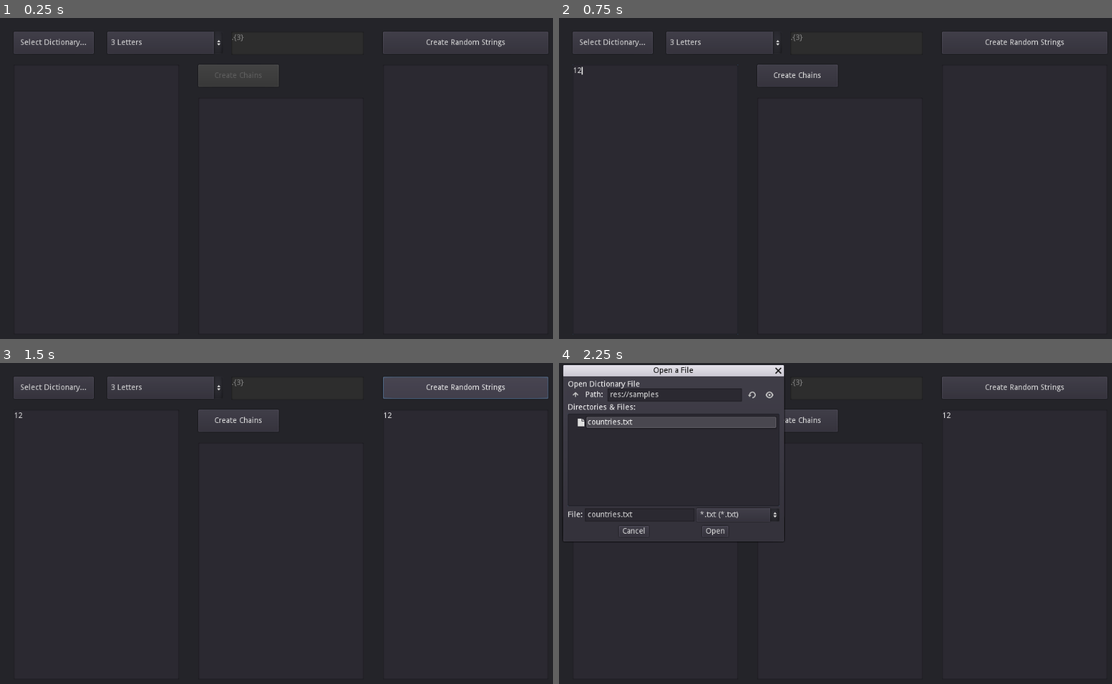
Above: before the commit, frames 1-4 (two rows, left to right).
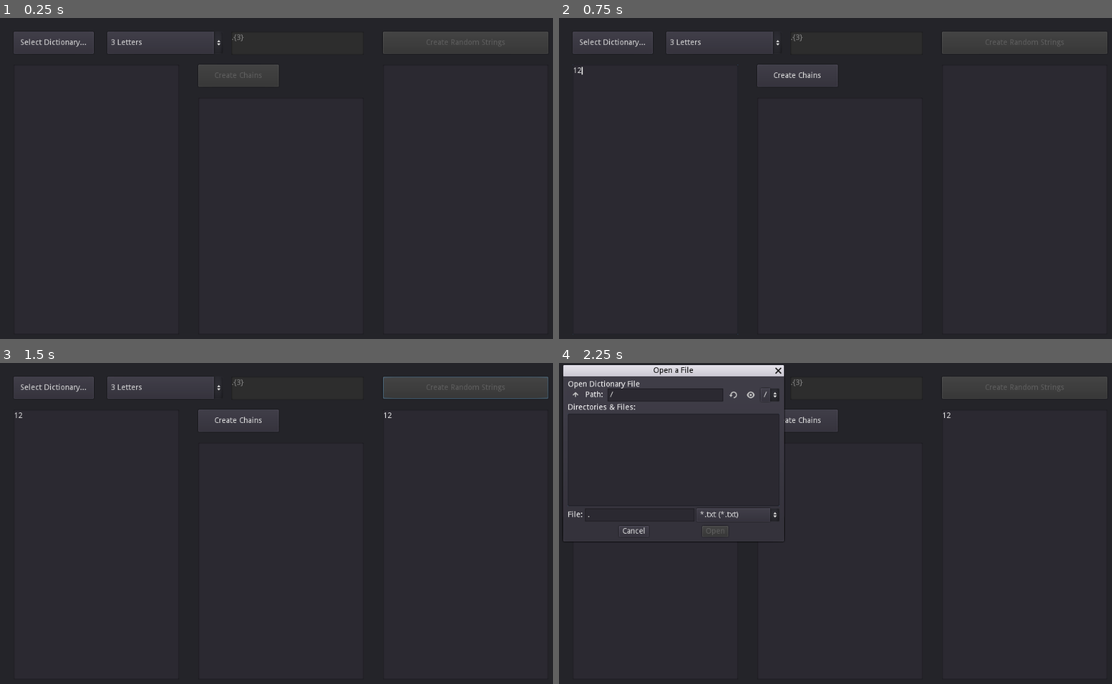
Above: after the commit, the same moments.

Repository: MichaelReel/MarkovTester
Game: Godot game, scene res://Analyser.tscn
Two runs of this game, one before a commit and one after it. Both use one fixed random seed, a clock stepped at 60 frames per second and the inputs below.
Inputs (mouse positions are in pixels of both pictures, inside the frame that each line leads up to):
- Up to frame 1 (0.25 s): no input
- Up to frame 2 (0.75 s): click (653, 200) at 0.52 s; type "12" at 0.6 s
- Up to frame 3 (1.5 s): click (464, 545) at 0.75 s; type "12" at 0.83 s; click (464, 388) at 1.25 s, where only the run before the commit has a clickable "Create Random Strings"
- Up to frame 4 (2.25 s): click "Select Dictionary..." at 2 s

The runs differ from the first frame. In frame 1, 0.1% of the frame differs, in the area x 77-92%, y 6-10%; in frame 2, 0.1%; in frame 3, 0.2%; in frame 4, 1.7%, in the area x 3-92%, y 6-54%.
Error before the commit: Invalid call. Nonexistent function 'make_random_word' in base 'Nil'. (res://CreateChains.gd:126)

Commit message:
Adding export config and button fix.

Diff:
--- a/Analyser.tscn
+++ b/Analyser.tscn
@@ -1,10 +1,11 @@
-[gd_scene load_steps=6 format=2]
+[gd_scene load_steps=7 format=2]
 
 [ext_resource path="res://LoadDictionary.gd" type="Script" id=1]
 [ext_resource path="res://CreateChains.gd" type="Script" id=2]
 [ext_resource path="res://OutputList.gd" type="Script" id=3]
 [ext_resource path="res://RegexEdit.gd" type="Script" id=4]
 [ext_resource path="res://CreateButton.gd" type="Script" id=5]
+[ext_resource path="res://RandomButton.gd" type="Script" id=6]
 
 [node name="Analyser" type="Panel"]
 anchor_right = 1.0
@@ -41,7 +42,9 @@
 margin_top = 25.0
 margin_right = 995.0
 margin_bottom = 65.0
+disabled = true
 text = "Create Random Strings"
+script = ExtResource( 6 )
 __meta__ = {
 "_edit_use_anchors_": false
 }
@@ -65,9 +68,11 @@
 resizable = true
 dialog_text = "Open Dictionary File"
 mode = 0
+access = 2
 filters = PoolStringArray( "*.txt" )
-current_dir = "res://samples"
-current_path = "res://samples/"
+current_dir = "/"
+current_file = "."
+current_path = "/."
 
 [node name="CreateButton" type="Button" parent="."]
 margin_left = 360.0
@@ -131,3 +136,4 @@
 [connection signal="created_random_strings" from="ChainList" to="OutputList" method="_on_ChainList_created_random_strings"]
 [connection signal="regex_required" from="ChainList" to="RegexEdit" method="_on_ChainList_regex_required"]
 [connection signal="regex_selected" from="ChainList" to="RegexEdit" method="_on_ChainList_regex_selected"]
+[connection signal="table_created" from="ChainList" to="RandomButton" method="_on_ChainList_table_created"]
--- a/CreateChains.gd
+++ b/CreateChains.gd
@@ -3,6 +3,7 @@
 signal created_random_strings(text)
 signal regex_selected(regex)
 signal regex_required(regex)
+signal table_created(has_entries)
 
 const ID_MODE_MAP : Array = [
 	"1letter",
@@ -115,6 +116,7 @@
 	self.clear()
 	table = MarkovTable.new(text, funcref(self, "new_item_added"), MODE_TO_REGEX_MAP[mode])
 	sort_items_by_text()
+	emit_signal("table_created", table != null and not table.links.empty())
 
 func new_item_added(start : String, end : String):
 	add_item("'" + start + "' -> '" + end + "'")
@@ -122,7 +124,9 @@
 func _on_RandomButton_pressed():
 	var text := ""
 	seed(OS.get_system_time_msecs())
-	for _i in range (0, 100):
+	if table == null:
+		return
+	for _i in range (0, 25):
 		text += table.make_random_word() + "\n"
 	emit_signal("created_random_strings", text)
 
--- /dev/null
+++ b/RandomButton.gd
@@ -0,0 +1,4 @@
+extends Button
+
+func _on_ChainList_table_created(has_entries : bool):
+	set_disabled(not has_entries)
